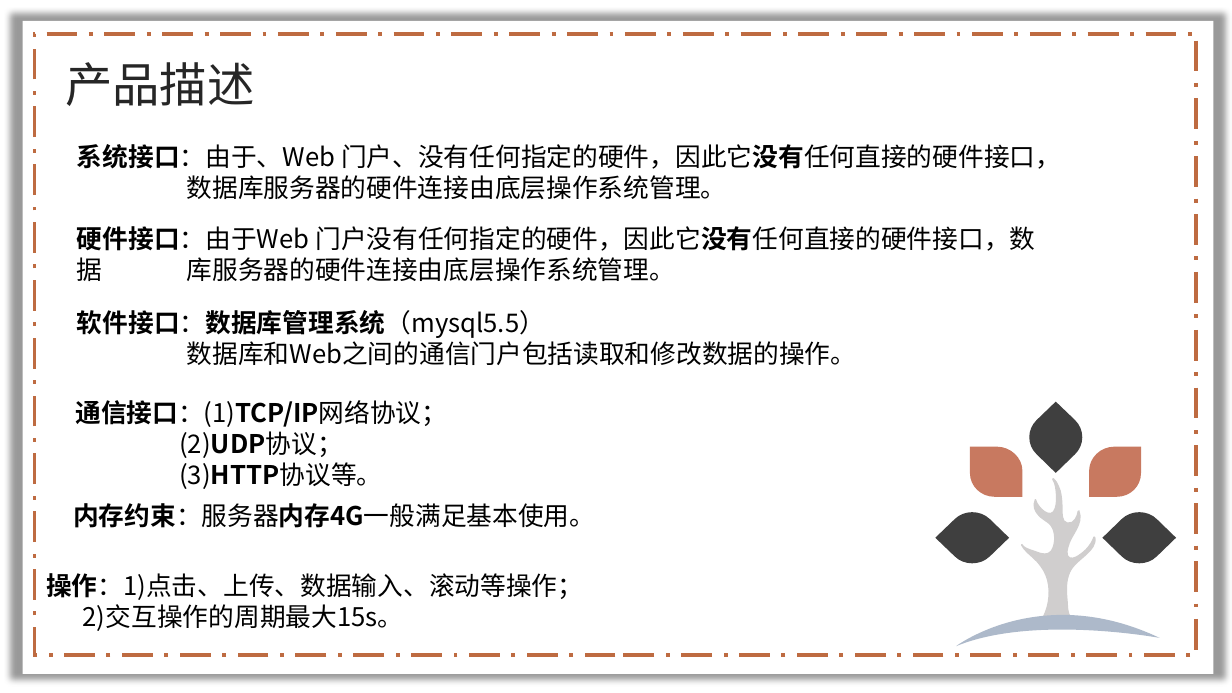
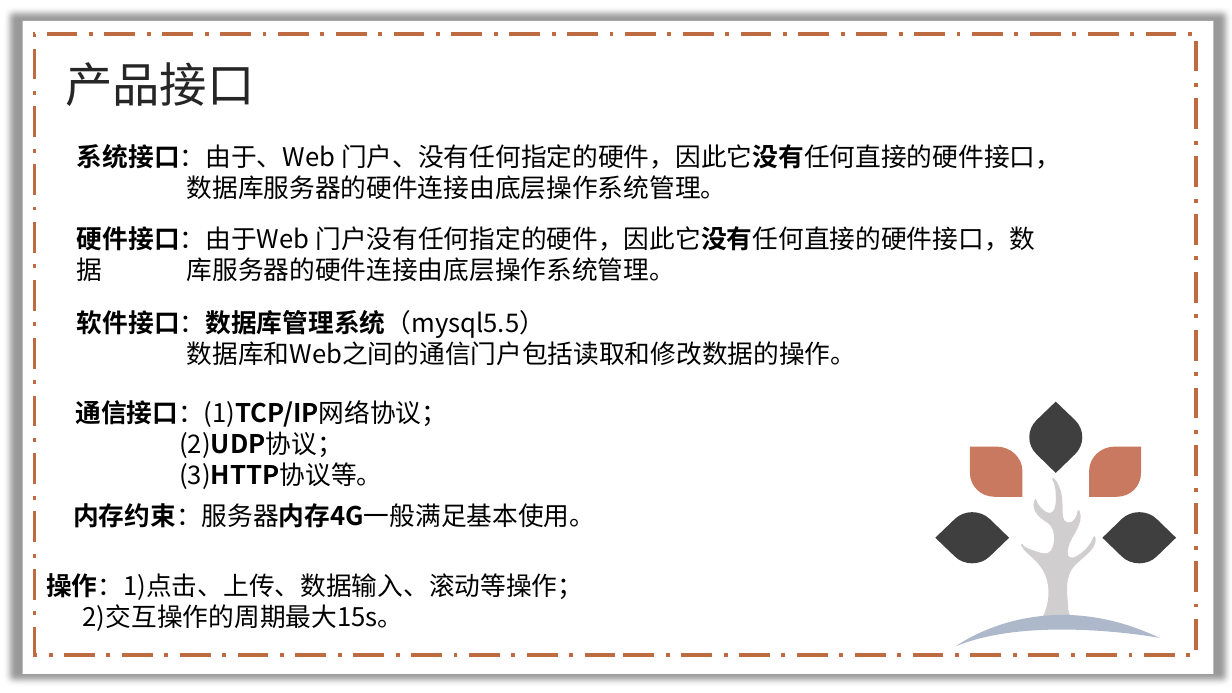
Before and after one commit to lenovo-wu/G11ZUCC, a slide deck: slide 7 of 需求规格说明.pptx. Drawn at 1232x693 pixels with LibreOffice and Linux fonts; fonts in the diff are those of the drawing; background and template pictures are left out. Boxes give left, top, right and bottom in pixels: in the first picture for what was removed or moved away, otherwise in the second. Text is boxed around its words. In the diff, an @@ line names an element or a change of style, - is before the commit and + after.

```diff
--- a/需求规格说明.pptx
+++ b/需求规格说明.pptx
@@ text at box(65, 62, 254, 106): text changed @@
-产品描述
+产品接口
```
Also in this commit, not shown: 7 other slides changed, 1 slide added, 6 slides removed.
